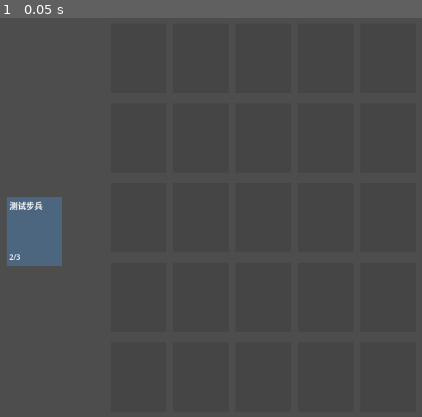
Above: before the commit, frame 1.
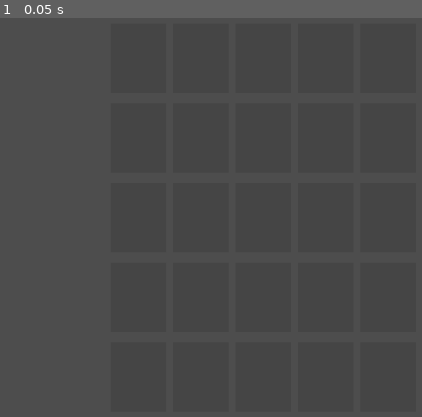
Above: after the commit, the same moment.

Repository: fdvecbtwdh/1914
Game: Godot game, scene res://scenes/battle.tscn
Two runs of this game, one before a commit and one after it. Both use one fixed random seed, a clock stepped at 60 frames per second and the inputs below.
Inputs:
- Up to frame 1 (0.05 s): no input

The runs differ from the first frame. In frame 1, 2.3% of the frame differs, in the area x 1-15%, y 44-63%.

Commit message:
feat: Board renders from BattleState, connects to TurnManager signals

Diff:
--- a/scripts/ui/board.gd
+++ b/scripts/ui/board.gd
@@ -1,6 +1,7 @@
 extends Node2D
+class_name Board
 
-## Board 根节点 — 管理 5×5 棋盘格子和单位
+## 棋盘渲染 — 从 BattleState 读取数据，渲染格子和单位
 
 const GRID_SIZE: int = 5
 const SLOT_SPACING: Vector2 = Vector2(90, 115)
@@ -9,12 +10,18 @@
 
 ## 当前最大行数（5 为基础，可扩展到 7）
 var max_rows: int = 5
+var turn_manager: TurnManager = null
+var _unit_displays: Dictionary = {}  # {(row,col): CardDisplay}
 
 
 func _ready() -> void:
-	print("[Board] BattleScene loaded")
+	print("[Board] Ready — waiting for TurnManager")
 	_create_board()
-	_spawn_test_card()
+
+
+func setup(tm: TurnManager) -> void:
+	turn_manager = tm
+	turn_manager.state_changed.connect(_on_state_changed)
 
 
 func _create_board() -> void:
@@ -27,13 +34,6 @@
 			slot.position = GRID_OFFSET + Vector2(col * SLOT_SPACING.x, row * SLOT_SPACING.y)
 			add_child(slot)
 	print("[Board] Created %d slots" % (GRID_SIZE * GRID_SIZE))
-
-
-func spawn_card(card_data: Resource) -> Control:
-	var card_scene = load("res://scenes/ui_components/card.tscn")
-	var card = card_scene.instantiate()
-	card.setup(card_data)
-	return card
 
 
 ## 添加一行到棋盘顶部或底部（最多扩展到 7 行）
@@ -65,12 +65,49 @@
 	print("[Board] Added extra row %s, total rows: %d" % ["top" if is_top else "bottom", max_rows])
 
 
-func _spawn_test_card() -> void:
-	var card_data = CardDataLoader.load_all_cards().get("test_infantry_01")
-	if card_data == null:
-		printerr("[Board] Test card not found!")
+func _on_state_changed(new_state: BattleState) -> void:
+	_clear_unit_displays()
+	if new_state == null:
 		return
-	var card = spawn_card(card_data)
-	card.position = Vector2(50, 300)
-	add_child(card)
-	print("[Board] Test card spawned at edge")
+	_render_units(new_state)
+
+
+func _clear_unit_displays() -> void:
+	for display in _unit_displays.values():
+		if is_instance_valid(display):
+			display.queue_free()
+	_unit_displays.clear()
+
+
+func _render_units(state: BattleState) -> void:
+	for row in range(state.board.rows):
+		for col in range(state.board.cols):
+			var unit: BattleState.UnitData = state.board.get_unit(row, col)
+			if unit == null:
+				continue
+			var card_data: Resource = CardDataLoader.cards.get(unit.card_id)
+			if card_data == null:
+				continue
+			var display := spawn_card(card_data)
+			display.position = GRID_OFFSET + Vector2(col * SLOT_SPACING.x, row * SLOT_SPACING.y)
+			# 只有己方可见详细信息；对方单位显示为灰色迷雾方块
+			if unit.owner_index != state.active_player_index:
+				_fog_display(display)
+			add_child(display)
+			_unit_displays[Vector2i(row, col)] = display
+
+
+func _fog_display(display: Control) -> void:
+	# 用灰色覆盖隐藏对方单位信息
+	var fog := ColorRect.new()
+	fog.size = Vector2(80, 100)
+	fog.color = Color(0.15, 0.15, 0.15, 1.0)
+	fog.mouse_filter = Control.MOUSE_FILTER_IGNORE
+	display.add_child(fog)
+
+
+func spawn_card(card_data: Resource) -> Control:
+	var card_scene = load("res://scenes/ui_components/card.tscn")
+	var card = card_scene.instantiate()
+	card.setup(card_data)
+	return card
